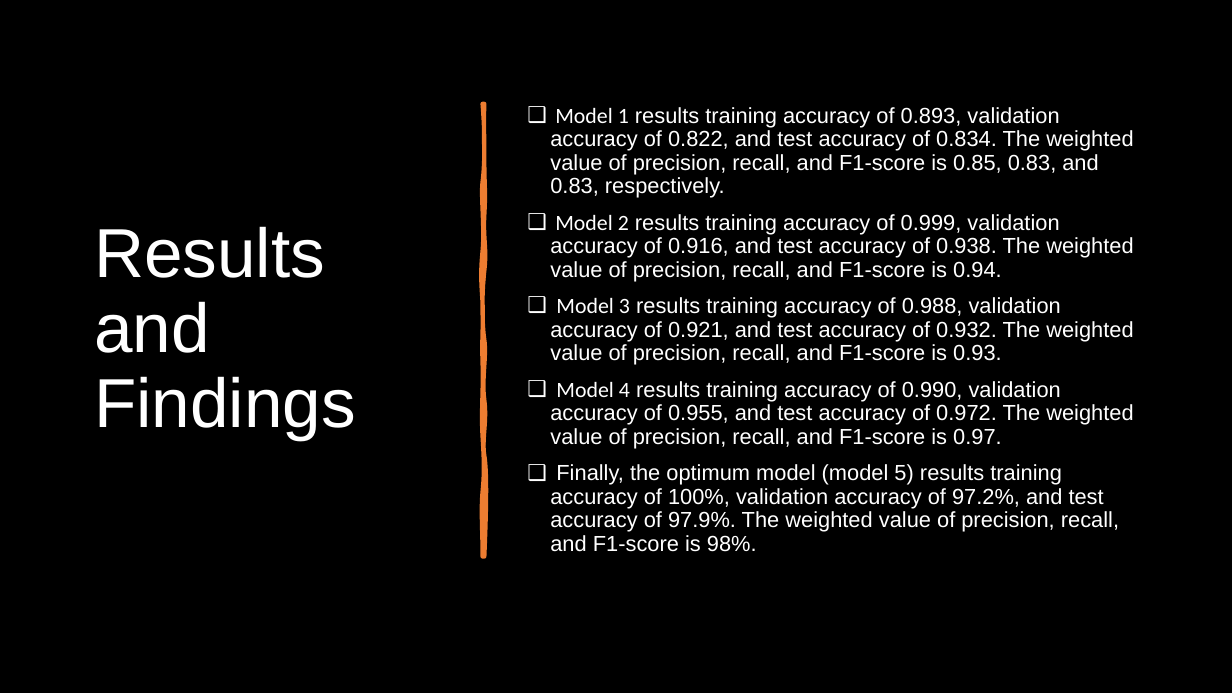
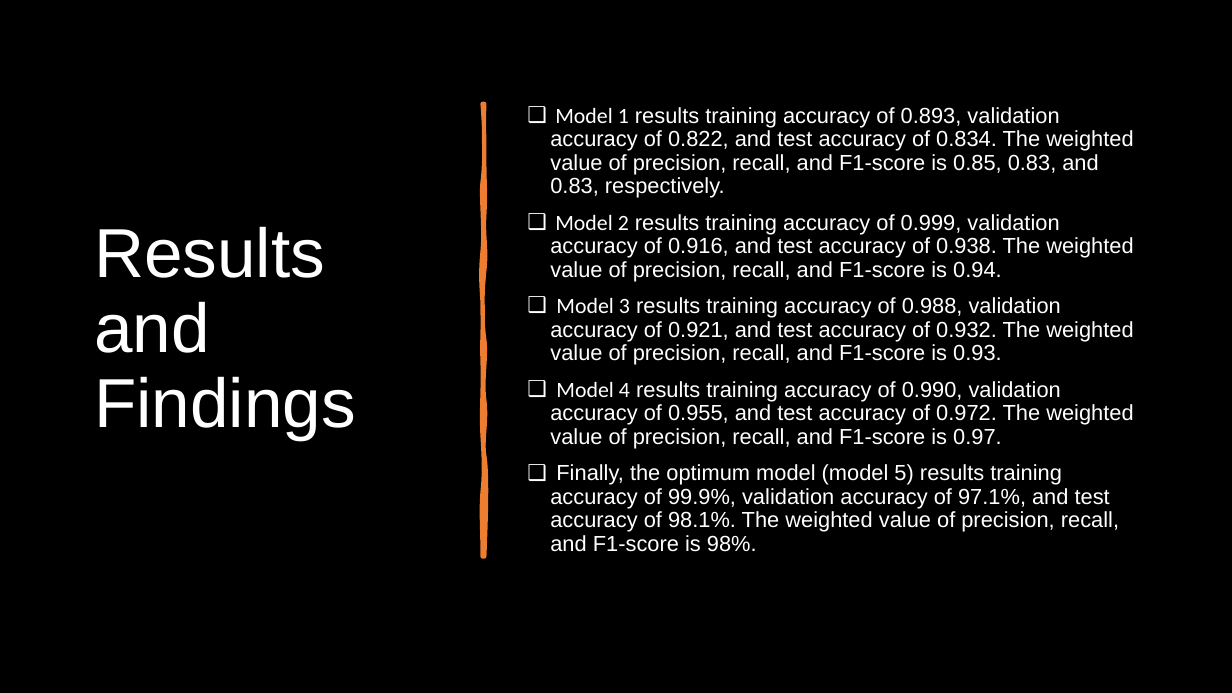
Before and after one commit to ahmedshahjahan/Data-Science-Capstone-Project-Brain-Tumor-Classification-Using-Deep-Learning, a slide deck: slide 23 of Capstone_Three_Final_Presentation (Shahjahan Ahmed).pptx. Drawn at 1232x693 pixels with LibreOffice and Linux fonts; fonts in the diff are those of the drawing. Boxes give left, top, right and bottom in pixels: in the first picture for what was removed or moved away, otherwise in the second. Text is boxed around its words. In the diff, an @@ line names an element or a change of style, - is before the commit and + after.

```diff
--- a/Capstone_Three_Final_Presentation (Shahjahan Ahmed).pptx
+++ b/Capstone_Three_Final_Presentation (Shahjahan Ahmed).pptx
@@ text at box(550, 464, 1119, 552): text changed @@
-❑ Finally, the optimum model (model 5) results training accuracy of 100%, validation accuracy of 97.2%, and test accuracy of 97.9%. The weighted value of precision, recall, and F1-score is 98%.
+❑ Finally, the optimum model (model 5) results training accuracy of 99.9%, validation accuracy of 97.1%, and test accuracy of 98.1%. The weighted value of precision, recall, and F1-score is 98%.
```
Also in this commit, not shown: 4 other slides changed, 4 other files.
